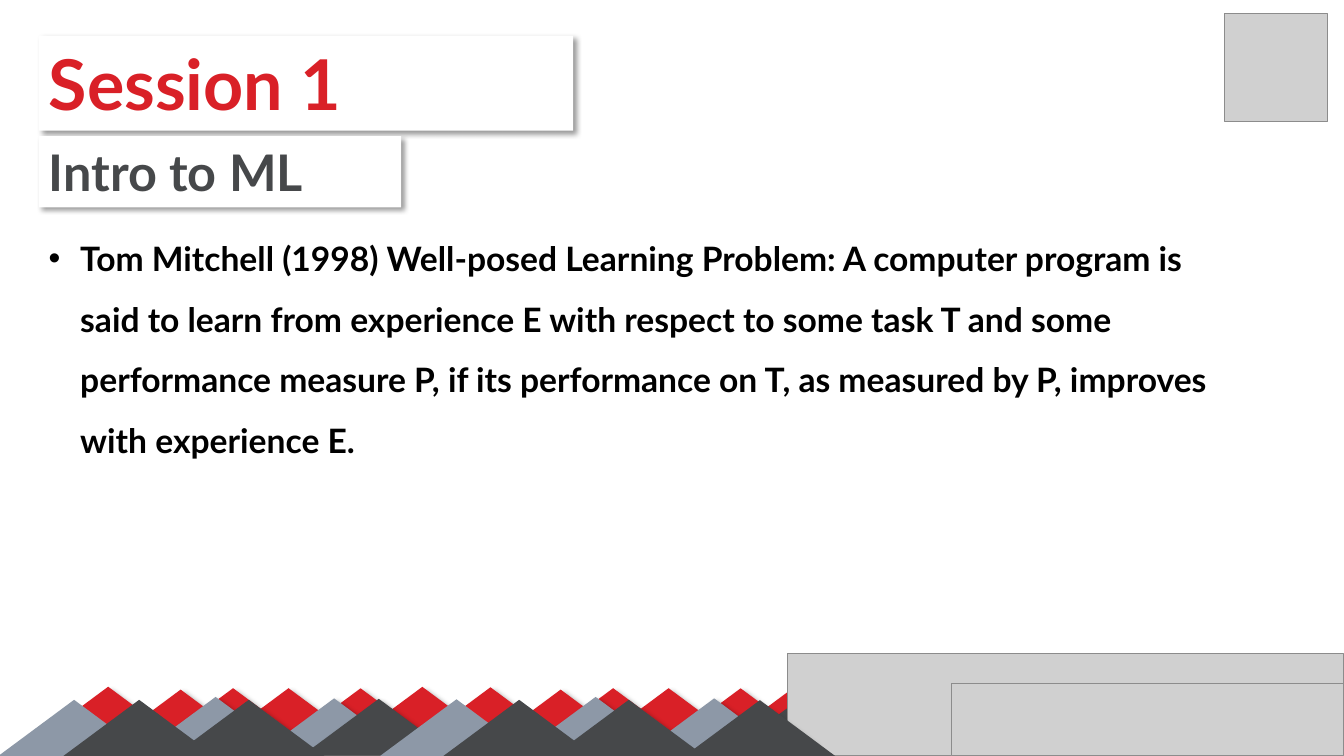
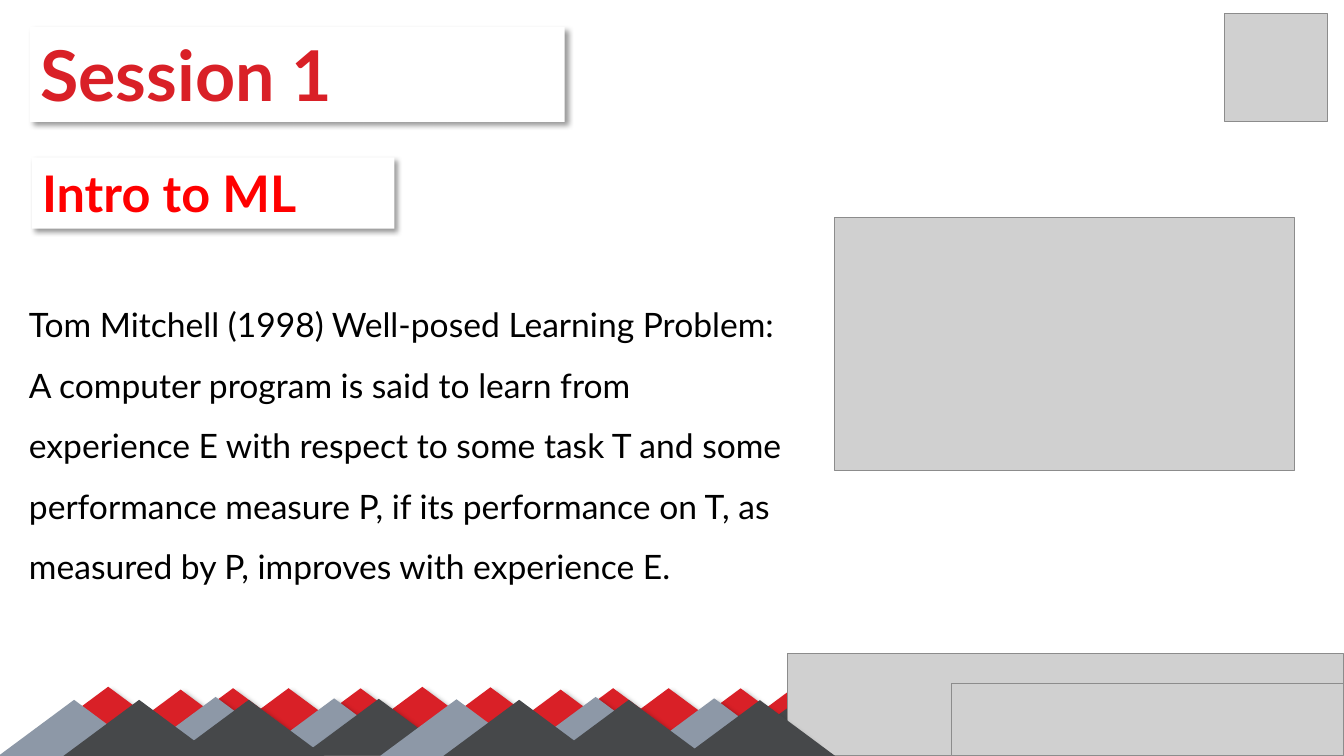
Before and after one commit to SalmaGira/machine-learning-workshop-Kvector, a slide deck: slide 4 of Sessions/Session 1/Session_01.pptx (slide 5 before the commit). Drawn at 1344x756 pixels with LibreOffice and Linux fonts; fonts in the diff are those of the drawing; grey boxes stand for pictures. Boxes give left, top, right and bottom in pixels: in the first picture for what was removed or moved away, otherwise in the second. Text is boxed around its words. In the diff, an @@ line names an element or a change of style, - is before the commit and + after.

```diff
--- a/Sessions/Session 1/Session_01.pptx
+++ b/Sessions/Session 1/Session_01.pptx
@@ rectangle "Session 1": place and size @@
-rectangle "Session 1" at <box>39,35,574,130</box>
+rectangle "Session 1" at <box>30,27,565,122</box>
@@ rectangle "Intro to ML": place and size @@
-rectangle "Intro to ML" at <box>39,136,401,208</box>
+rectangle "Intro to ML" at <box>32,157,394,229</box>
@@ rectangle "Intro to ML" at <box>32,157,394,229</box>: text colour #46484A to #FF0000 @@
@@ picture added at <box>834,218,1295,471</box> @@
@@ text "Tom Mitchell (1998) Well-posed Learning ...": place and size @@
-text "Tom Mitchell (1998) Well-posed Learning ..." at <box>80,244,1206,459</box>
+text "Tom Mitchell (1998) Well-posed Learning ..." at <box>29,311,781,585</box>
@@ text "Tom Mitchell (1998) Well-posed Learning ..." at <box>29,311,781,585</box>: bold off; bullet • to none @@
```
Also in this commit, not shown: 9 other slides changed, 6 slides added.
